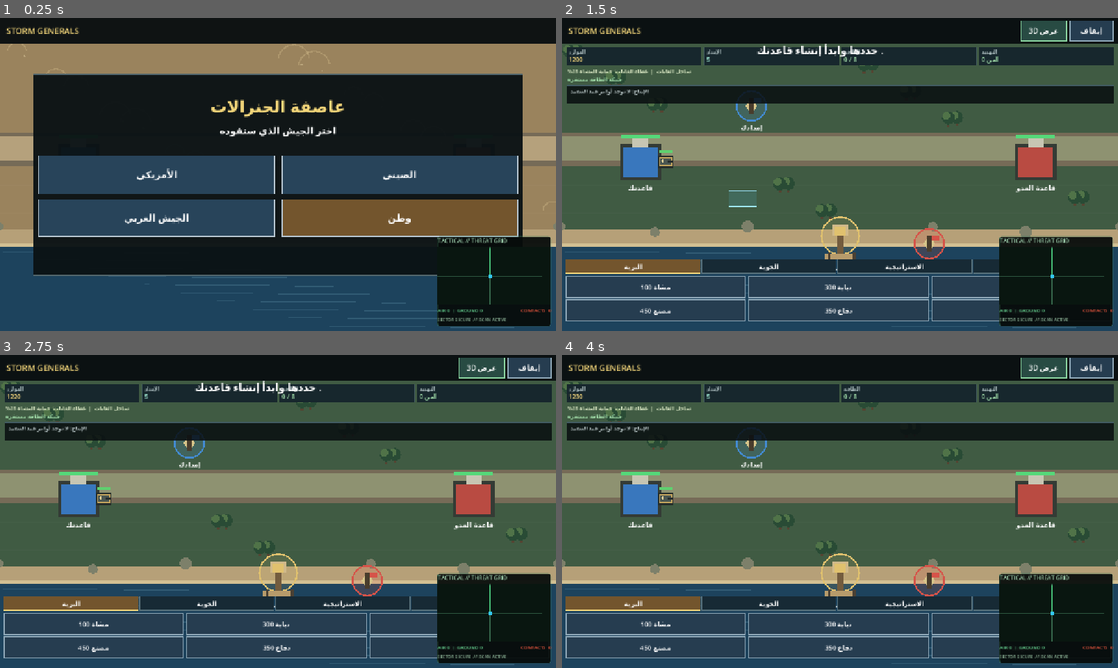
Above: before the commit, frames 1-4 (two rows, left to right).
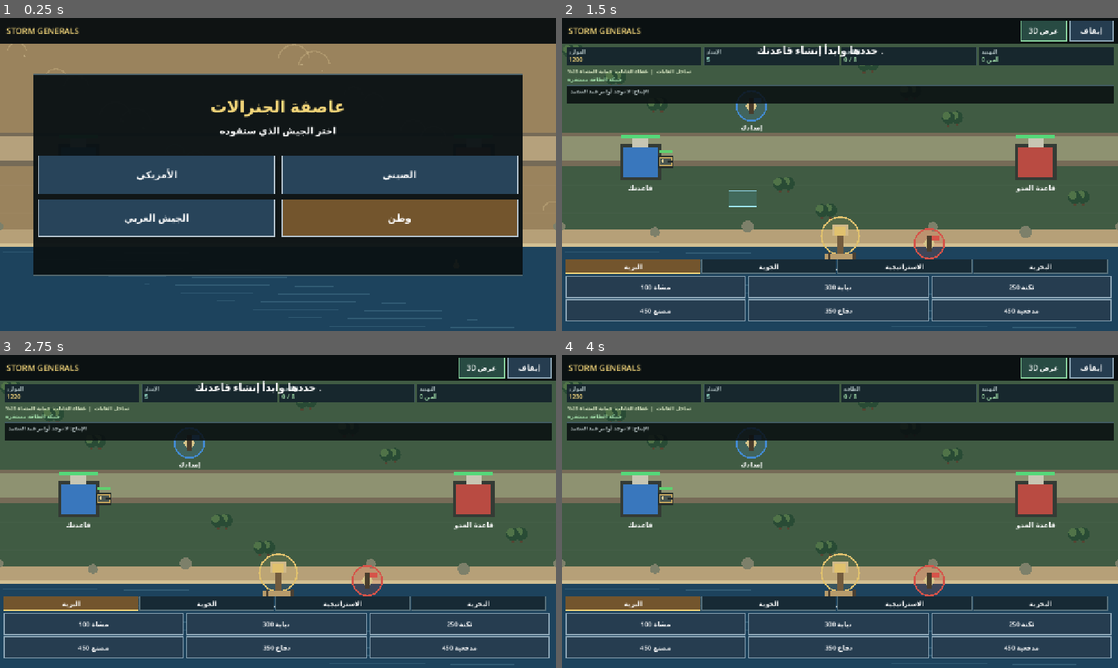
Above: after the commit, the same moments.

Repository: Jamalalbaroty/storm-generals-mobil
Game: Godot game, scene res://main.tscn
The game is run twice, just before and just after one commit, with the same random seed, the same clock (stepped at 60 frames per second) and the same inputs.
Inputs (mouse positions are in pixels of both pictures, inside the frame that each line leads up to):
- Up to frame 1 (0.25 s): no input
- Up to frame 2 (1.5 s): tap Enter at 0.5 s; move the mouse to (962, 158) at 0.52 s; click (962, 158) at 0.67 s; tap Space at 1.25 s; drag from (728, 190) to (812, 237) at 1.27 s
- Up to frame 3 (2.75 s): move the mouse to (333, 442) at 2.02 s; click (333, 442) at 2.17 s
- Up to frame 4 (4 s): tap Enter at 2.75 s; drag from (812, 574) to (673, 464) at 2.77 s; move the mouse to (1006, 558) at 3.52 s; click (1006, 558) at 3.67 s

The runs differ from the first frame. In frame 1, 4.2% of the frame differs, in the area x 78-100%, y 69-99%; in frame 2, 5.9%; in frame 3, 5.9%; in frame 4, 5.9%.

Commit message:
Lazy-load the 3D battlefield only when requested (#56)
* Create the 3D battlefield only when requested

* Verify lazy 3D bridge initialization on explicit activation

Diff:
--- a/main.gd
+++ b/main.gd
@@ -109,7 +109,6 @@
 func _ready() -> void:
 	randomize()
 	_setup_battle_audio()
-	_setup_3d_gameplay_bridge()
 	get_viewport().size_changed.connect(queue_redraw)
 	queue_redraw()
 
@@ -121,20 +120,22 @@
 const BATTLEFIELD_SYNC_INTERVAL := 0.12
 
 
-func _setup_3d_gameplay_bridge() -> void:
-	# Keep the current 2D renderer active while maintaining a live 3D counterpart.
+func _ensure_3d_gameplay_bridge() -> bool:
+	# The 3D prototype builds a large visual scene and audio graph. Defer that
+	# cost until the player explicitly opens 3D view; normal 2D matches stay lean.
+	if is_instance_valid(battlefield_3d):
+		return true
 	battlefield_3d = BATTLEFIELD_3D_SCENE.instantiate() as Node3D
 	if battlefield_3d == null:
 		push_warning("3D battlefield bridge could not instantiate")
-		return
+		return false
 	battlefield_3d.name = "Gameplay3DBridge"
 	battlefield_3d.visible = false
-	# The 3D scene is a full visual prototype; do not spend mobile CPU/GPU time
-	# animating its showcase units, radar, audio, and effects while the 2D view is active.
 	battlefield_3d.process_mode = Node.PROCESS_MODE_DISABLED
 	add_child(battlefield_3d)
 	if battlefield_3d.has_signal("gameplay_order_issued"):
 		battlefield_3d.connect("gameplay_order_issued", Callable(self, "_on_3d_gameplay_order_issued"))
+	return true
 
 
 func _on_3d_gameplay_order_issued(source_key: String, order_type: String, world_position: Vector3, target_key: String) -> void:
@@ -195,6 +196,9 @@
 
 func _set_3d_view_enabled(enabled: bool) -> void:
 	if enabled and not game_started:
+		return
+	if enabled and not _ensure_3d_gameplay_bridge():
+		use_3d_view = false
 		return
 	use_3d_view = enabled
 	if is_instance_valid(battlefield_3d):
--- a/prototype_3d/live_bridge_smoke_test.gd
+++ b/prototype_3d/live_bridge_smoke_test.gd
@@ -15,27 +15,29 @@
 	(game.get("audio_players") as Array).clear()
 	(game.get("audio_streams") as Dictionary).clear()
 
-	var bridge := game.get("battlefield_3d") as Node3D
-	if bridge == null or bridge.get_parent() != game:
-		push_error("Active match did not create its dedicated 3D gameplay bridge")
-		quit(1)
-		return
-	if not bridge.is_connected("gameplay_order_issued", Callable(game, "_on_3d_gameplay_order_issued")):
-		push_error("3D command signal is not connected to the live RTS command layer")
-		quit(1)
-		return
-	if bridge.visible:
-		push_error("3D gameplay bridge must remain hidden until the 3D view is explicitly enabled")
-		quit(1)
-		return
-	if bridge.process_mode != Node.PROCESS_MODE_DISABLED:
-		push_error("Hidden 3D bridge must disable processing to preserve mobile resources")
+	var bridge: Node3D = game.get("battlefield_3d") as Node3D
+	if bridge != null or game.has_node("Gameplay3DBridge"):
+		push_error("The 3D prototype should not be instantiated during a normal 2D match startup")
+		quit(1)
+		return
+	game.call("_set_3d_view_enabled", false)
+	if game.get("battlefield_3d") != null:
+		push_error("Disabling 3D view must not instantiate the hidden battlefield")
 		quit(1)
 		return
 
 	game.set("game_started", true)
 	game.set("faction", "الأمريكي")
 	game.call("_set_3d_view_enabled", true)
+	bridge = game.get("battlefield_3d") as Node3D
+	if bridge == null or bridge.get_parent() != game:
+		push_error("Explicit 3D activation did not lazily create its dedicated gameplay bridge")
+		quit(1)
+		return
+	if not bridge.is_connected("gameplay_order_issued", Callable(game, "_on_3d_gameplay_order_issued")):
+		push_error("3D command signal is not connected to the live RTS command layer")
+		quit(1)
+		return
 	if not bridge.visible or not bool(game.get("use_3d_view")):
 		push_error("Explicit 3D view activation did not reveal the live battlefield")
 		quit(1)
